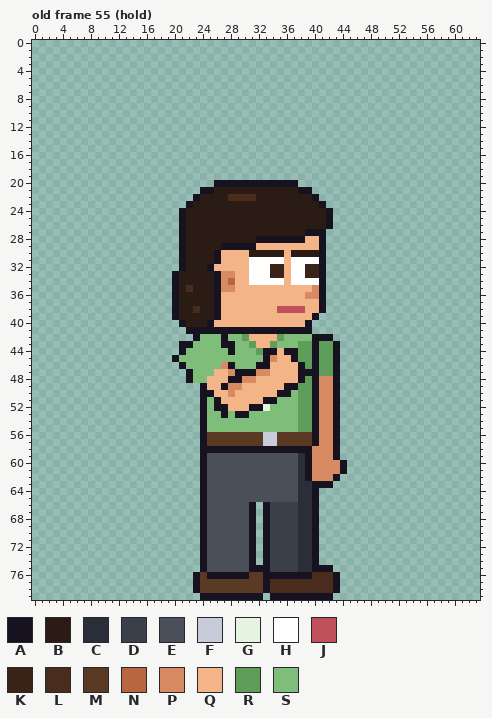
A pixel-art file gets an edit: sprites/clients/client_vetrec_a_right_anim.aseprite. Above, as it was before the edit.
64x80 pixels, 123 frames. Colours within 5 levels of each other are drawn and written as one. Shown: old frame 55 (hold). The commit also changed other frames, which this record leaves out.
Visible layers, top first: "Arm Top", "Hair", "Face", "Watch", "Near Arm", "Collar", "Belt", "Shirt", "Body", "Back Arm", "Pants", "Shoes".
Palette (. is transparent): A #17121f  B #2a1c14  C #2a2e38  D #3a3f4a  E #4a4f5a  F #c8ccd8  G #e4f4e0  H #ffffff  J #c0505a  K #3a2418  L #4a2c1c  M #5a3a22  N #b8663f  P #d88a62  Q #f3b488  R #5e9e5a  S #7ebe7a
Pixels before, old frame 55 (hold) (only the part around the change), first column x 0:
15 ....................................................
16 ....................................................
17 ....................................................
18 ....................................................
19 ....................................................
20 ..........................AAAAAAAAAAAA..............
21 ........................AABBBBBBBBBBBBAA............
22 .......................ABBBBLLLLBBBBBBBBA...........
23 ......................ABBBBBBBBBBBBBBBBBBA..........
24 .....................ABBBBBBBBBBBBBBBBBBBBA.........
25 .....................ABBBBBBBBBBBBBBBBBBBBA.........
26 .....................ABBBBBBBBBBBBBBBBBBBBA.........
27 .....................ABBBBBBBBBBBBBBBBBAAA..........
28 .....................ABBBBBBBBBBAAAAAAAQQA..........
29 .....................ABBBBBAAAAAQQQQQQQQQA..........
30 .....................ABBBBAQQQQBBBBBQBBBBA..........
31 .....................ABBBBAQQQQHHHHHQHHHHA..........
32 .....................ABBBAQQQQQHHHKKQHHKKA..........
33 ....................ABBBBBAPPQQHHHKKQHHKKA..........
34 ....................ABBBBBAPNQQHHHHHQHHHHA..........
35 ....................ABLBBBAPPQQQQQQQQQQQPA..........
36 ....................ABBBBBAQQQQQQQQQQQQPPA..........
37 ....................ABBBBBAQQQQQQQQQQQQQQA..........
38 ....................ABBLBBAQQQQQQQQJJJJQQA..........
39 ....................ABBBBBAQQQQQQQQQQQQQA...........
40 .....................ABBBAQQQQQQQQQQQQQA............
41 ......................AAAAAAAAAAAAAAAAAA............
42 .......................ASSSASSRQQQQRSSSSAAA.........
43 .....................AASSSSAASSRQQRSSSRRARRA........
44 .....................ASSSSSSASSSRAAQAARRARRA........
45 ....................ASSSSSSSSSSSSAPQQARRARRA........
46 .....................ASSSSSPASSSAAQQQQARARRA........
47 ......................ASSSQQPAAAPPQQQQAAARRA........
48 ......................ASSQQQAAPPQQQQQQARAPPA........
49 ........................AQQAPPQQQQQQAARRAPPA........
50 ........................AAQQPQQQQQQAASRRAPPA........
51 ........................ASAQQQQQQAASSSRRAPPA........
52 ........................ASAAQQQAAGSSSSRRAPPA........
53 ........................ASSASAASSSSSSSRRAPPA........
54 ........................ASSSSSSSSSSSSSRRAPPA........
55 ........................ASSSSSSSSSSSSSRRAPPA........
56 ........................AMMMMMMMMFFMMMMMAPPA........
57 ........................AMMMMMMMMFFMMMMMAPPA........
58 ........................AAAAAAAAAAAAAAAAPPPA........
59 ........................AEEEEEEEEEEEEECAPPPA........
60 ........................AEEEEEEEEEEEEECAPPPPA.......
61 ........................AEEEEEEEEEEEEECAPPPPA.......
62 ........................AEEEEEEEEEEEEECAPPPA........
63 ........................AEEEEEEEEEEEEECCAAA.........
64 ........................AEEEEEEEEEEEEECCA...........
65 ........................AEEEEEEEEEEEEECCA...........
66 ........................AEEEEEEA.ADDDDCCA...........
67 ........................AEEEEEEA.ADDDDCCA...........
68 ........................AEEEEEEA.ADDDDCCA...........
69 ........................AEEEEEEA.ADDDDCCA...........
70 ........................AEEEEEEA.ADDDDCCA...........
71 ........................AEEEEEEA.ADDDDCCA...........
72 ........................AEEEEEEA.ADDDDCCA...........
73 ........................AEEEEEEA.ADDDDCCA...........
74 ........................AEEEEEEA.ADDDDCCA...........
Now the later version:
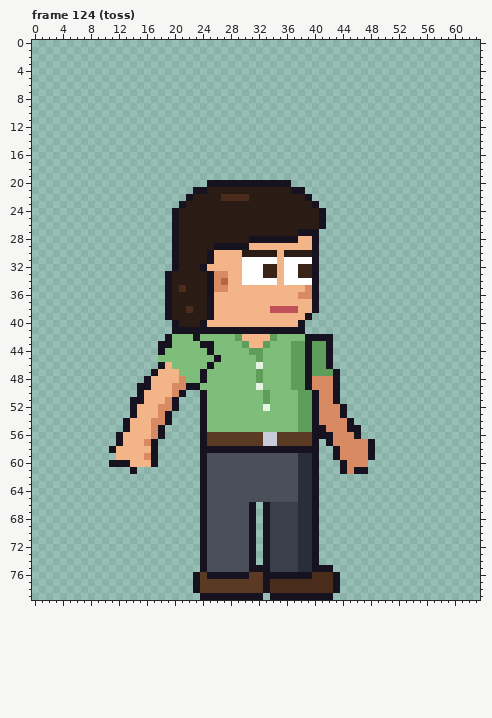
A new or re-ordered frame is compared with the old frame closest to it.
Change:
frames 123 -> 129
Frame 124 (toss) is new; against old frame 55 (hold):
y 20: x 25 . -> A; x 37 A -> .
y 21: x 23 . -> A; x 25 A -> B; x 37 B -> A; x 39 A -> .
y 22: x 22..23 .A -> AB; x 27 B -> L; x 31 L -> B; x 39..40 BA -> A.
y 23: x 21..22 .A -> AB; x 40..41 BA -> A.
y 24..26: x 20..21 .A -> AB; x 41..42 BA -> A.
y 27: x 20..21 .A -> AB; x 38 B -> A; x 41 A -> .
y 28: x 20..21 .A -> AB; x 31 B -> A; x 38 A -> Q; x 40..41 QA -> A.
y 29: x 20..21 .A -> AB; x 26 B -> A; x 31 A -> Q; x 40..41 QA -> A.
y 30: x 20..21 .A -> AB; x 25..26 BA -> AQ; x 30 Q -> B; x 35..36 BQ -> QB; x 40..41 BA -> A.
y 31: x 20..21 .A -> AB; x 25..26 BA -> AQ; x 30 Q -> H; x 35..36 HQ -> QH; x 40..41 HA -> A.
y 32: x 20..21 .A -> AB; x 24..25 BA -> AQ; x 30 Q -> H; x 33 H -> K; x 35..36 KQ -> QH; x 38 H -> K; x 40..41 KA -> A.
y 33: x 19..20 .A -> AB; x 25..26 BA -> AP; x 28 P -> Q; x 30 Q -> H; x 33 H -> K; x 35..36 KQ -> QH; x 38 H -> K; x 40..41 KA -> A.
y 34: x 19..20 .A -> AB; x 25..28 BAPN -> APNQ; x 30 Q -> H; x 35..36 HQ -> QH; x 40..41 HA -> A.
y 35: x 19..22 .ABL -> ABLB; x 25..26 BA -> AP; x 28 P -> Q; x 39..41 QPA -> PA.
y 36: x 19..20 .A -> AB; x 25..26 BA -> AQ; x 38 Q -> P; x 40..41 PA -> A.
y 37: x 19..20 .A -> AB; x 25..26 BA -> AQ; x 40..41 QA -> A.
y 38: x 19..20 .A -> AB; x 22..23 BL -> LB; x 25..26 BA -> AQ; x 34 Q -> J; x 38 J -> Q; x 40..41 QA -> A.
y 39: x 19..20 .A -> AB; x 25..26 BA -> AQ; x 39..40 QA -> A.
y 40: x 20..21 .A -> AB; x 24..25 BA -> AQ; x 38..39 QA -> A.
y 41: x 20..21 .. -> AA; x 39 A -> .
y 42: x 19..22 .... -> ASSS; x 27 A -> S; x 29..30 SR -> RQ; x 34..35 QR -> RS; x 39 S -> A
y 43: x 18..22 ...AA -> AASSS; x 24..25 SS -> AA; x 27..28 AA -> SS; x 30..31 SR -> RQ; x 33..34 QR -> RS; x 37 S -> R; x 39..40 RA -> AR; x 42..43 RA -> A.
y 44: x 18..21 ...A -> ASSS; x 25 S -> A; x 28 A -> S; x 31 S -> R; x 33..37 AAQAA -> SSSSR; x 39..40 RA -> AR; x 42..43 RA -> A.
y 45: x 18..20 ..A -> SSS; x 26 S -> A; x 32..37 SAPQQA -> RSSSSR; x 39..40 RA -> AR; x 42..43 RA -> A.
y 46: x 18..21 ...A -> AQSS; x 25 S -> A; x 27..28 PA -> SS; x 32..40 AAQQQQARA -> GSSSSRRAR; x 42..43 RA -> A.
y 47: x 17..22 .....A -> AQQQSS; x 24 S -> A; x 26..38 QQPAAAPPQQQQA -> SSSSSSRSSSSRR; x 40 A -> R
y 48: x 16..22 ......A -> AQQQQPS; x 24..40 SQQQAAPPQQQQQQARA -> ASSSSSSSRSSSSRRAP
y 49: x 15..37 .........AQQAPPQQQQQQAA -> AAQQQPPAASSSSSSSSGSSSSR; x 39..40 RA -> AP
y 50: x 15..21 ....... -> AQQQQPA; x 25..36 AQQPQQQQQQAA -> SSSSSSSSRSSS
y 51: x 14..20 ....... -> AAQQQPA; x 26..34 AQQQQQQAA -> SSSSSSSRS
y 52: x 14..20 ....... -> AQQQPPA; x 26..32 AAQQQAA -> SSSSSSS; x 43..44 A. -> PA
y 53: x 14..19 ...... -> AQQQPA; x 27 A -> S; x 29..30 AA -> SS; x 43..44 A. -> PA
y 54: x 13..19 ....... -> AQQQPPA; x 43..45 A.. -> PPA
y 55: x 13..18 ...... -> AQQQPA; x 41 P -> A; x 43..46 A... -> PPAA
y 56: x 12..18 ....... -> AQQQQPA; x 41..46 PPA... -> AAPPPA
y 57: x 12..17 ...... -> AQQQPA; x 41..48 PPA..... -> .APPPPPA
y 58: x 11..17 ....... -> AQQQQQA; x 40..42 PPP -> A..; x 44..48 ..... -> PPPPA
y 59: x 12..17 ...... -> QQQQPA; x 39..42 APPP -> CA..; x 44..48 ..... -> PPPPA
y 60: x 11..17 ....... -> AAAQQQA; x 39..43 APPPP -> CA...; x 45..47 ... -> PPP
y 61: x 14 . -> A; x 39..43 APPPP -> CA...; x 45..47 ... -> PAA
y 62: x 39..43 APPPA -> CA...
y 63: x 41..42 AA -> ..
Boxes around the changes in both pictures, in picture pixels (x1, y1, x2, y2):
changed: (109, 180, 375, 488)
